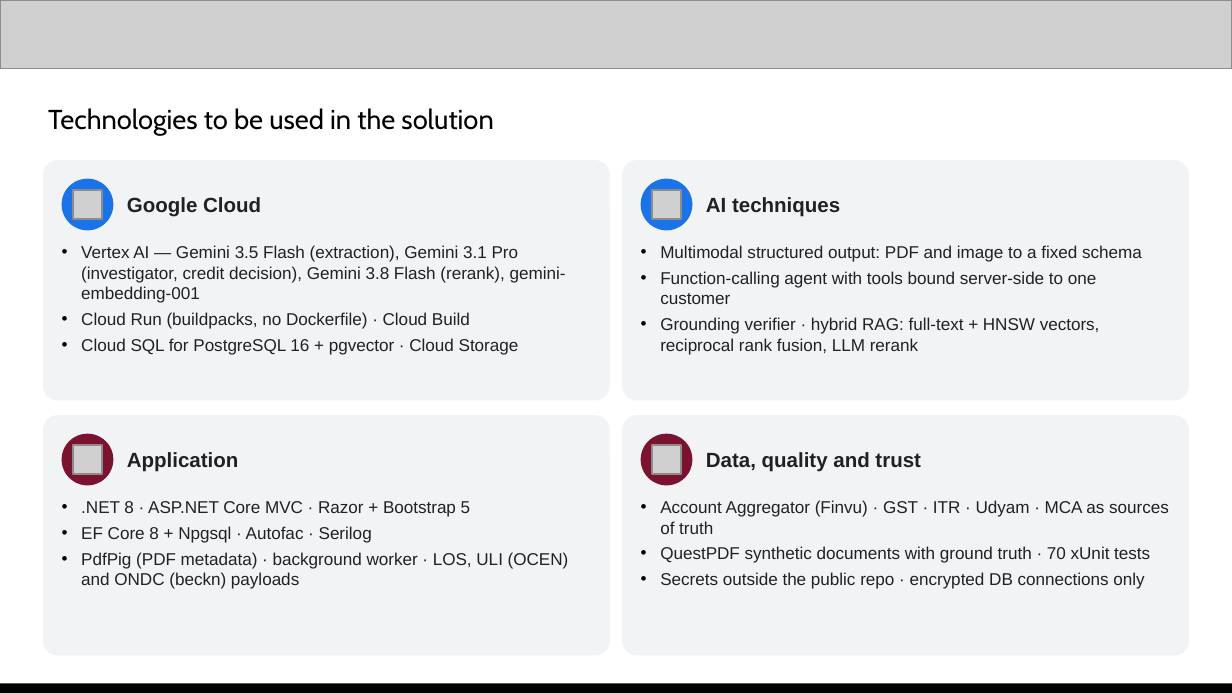
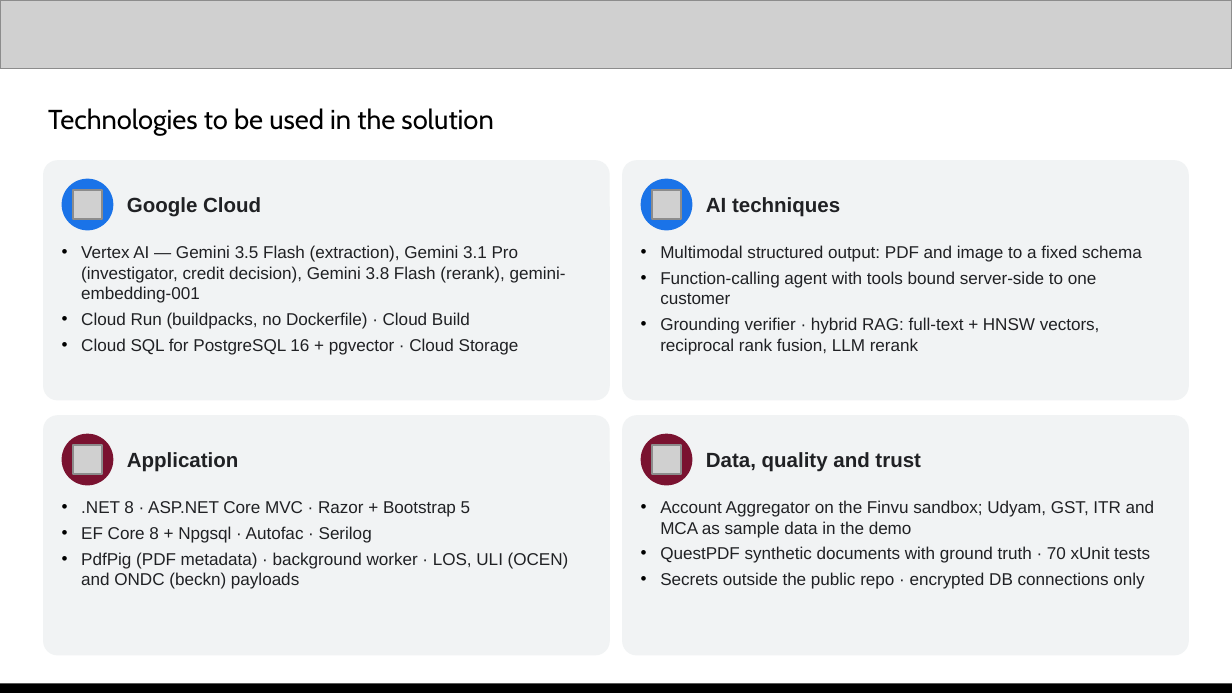
Before and after one commit to abhinavmukwane/FinRiskLensAI-RAG-V2, a slide deck: slide 8 of Doc/FinRiskLens_AI_Builder_Cup_2026.pptx. Drawn at 1232x693 pixels with LibreOffice and Linux fonts; fonts in the diff are those of the drawing; grey boxes stand for pictures. Boxes give left, top, right and bottom in pixels: in the first picture for what was removed or moved away, otherwise in the second. Text is boxed around its words. In the diff, an @@ line names an element or a change of style, - is before the commit and + after.

Commit message:
#Docs: Oct 17 content work on the board; sample data and demo screening stated in README, architecture, deck and video

```diff
--- a/Doc/FinRiskLens_AI_Builder_Cup_2026.pptx
+++ b/Doc/FinRiskLens_AI_Builder_Cup_2026.pptx
@@ text at [660,500,1155,538]: text changed @@
-• Account Aggregator (Finvu) · GST · ITR · Udyam · MCA as sources of truth
+• Account Aggregator on the Finvu sandbox; Udyam, GST, ITR and MCA as sample data in the demo
```
Also in this commit, not shown: 1 other slide changed, 5 other files.
